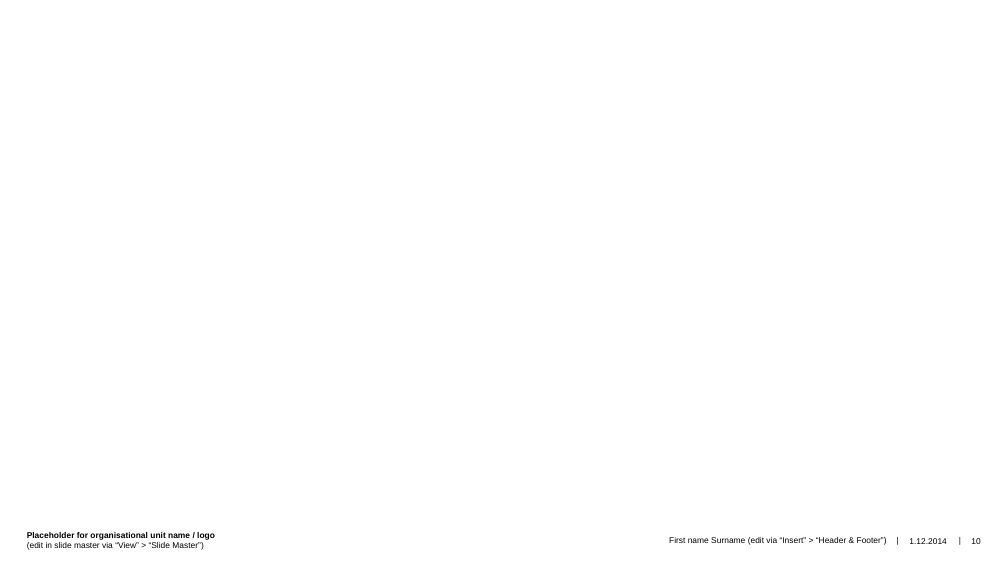
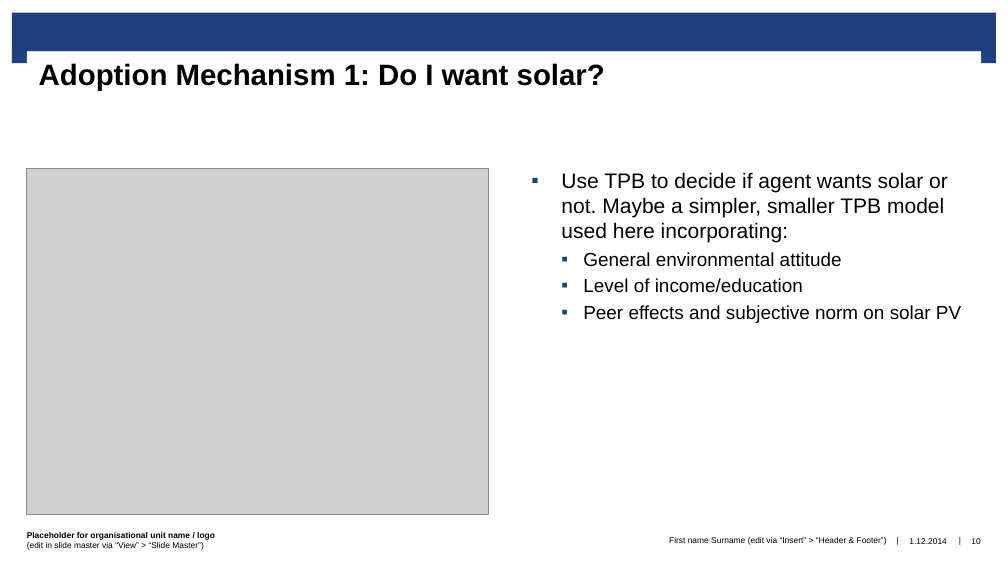
Before and after one commit to prakharmehta95/Thesis, a slide deck: slide 10 of PM/Presentations/PM_ThesisUpdates_Jan25.pptx. Drawn at 1008x567 pixels with LibreOffice and Linux fonts; fonts in the diff are those of the drawing; grey boxes stand for pictures; background and template pictures are left out. Boxes give left, top, right and bottom in pixels: in the first picture for what was removed or moved away, otherwise in the second. Text is boxed around its words. In the diff, an @@ line names an element or a change of style, - is before the commit and + after.

```diff
--- a/PM/Presentations/PM_ThesisUpdates_Jan25.pptx
+++ b/PM/Presentations/PM_ThesisUpdates_Jan25.pptx
@@ rectangle: place and size @@
-rectangle at (0,0,1008,73)
+rectangle at (12,13,996,52)
@@ rectangle at (12,13,996,52): fill #FFFFFF to #1F407A @@
@@ rectangle added at (12,49,27,63), fill #1F407A @@
@@ title added at (26,51,981,132), fill #FFFFFF, 28 pt, text #000000, bold @@
+Adoption Mechanism 1: Do I want solar?
@@ rectangle added at (981,49,996,63), fill #1F407A @@
@@ picture added at (26,169,488,514) @@
@@ text added at (561,172,961,323), 20 pt, text #000000 @@
+▪ Use TPB to decide if agent wants solar or not. Maybe a simpler, smaller TPB model used here incorporating:
+  ▪ General environmental attitude
+  ▪ Level of income/education
+  ▪ Peer effects and subjective norm on solar PV
```
Also in this commit, not shown: 7 other slides changed, 6 slides added, 2 slides removed, 7 other files.
